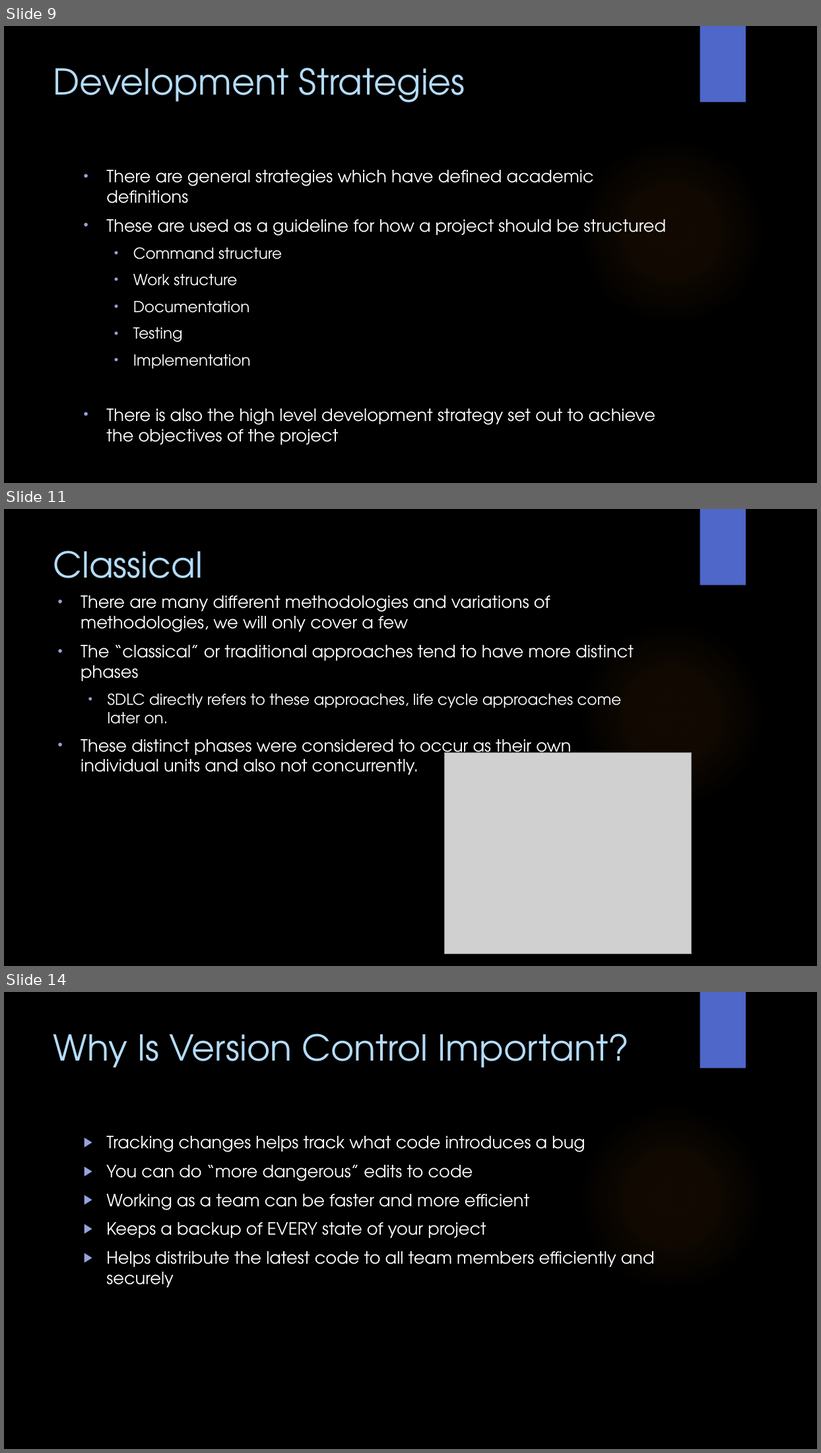
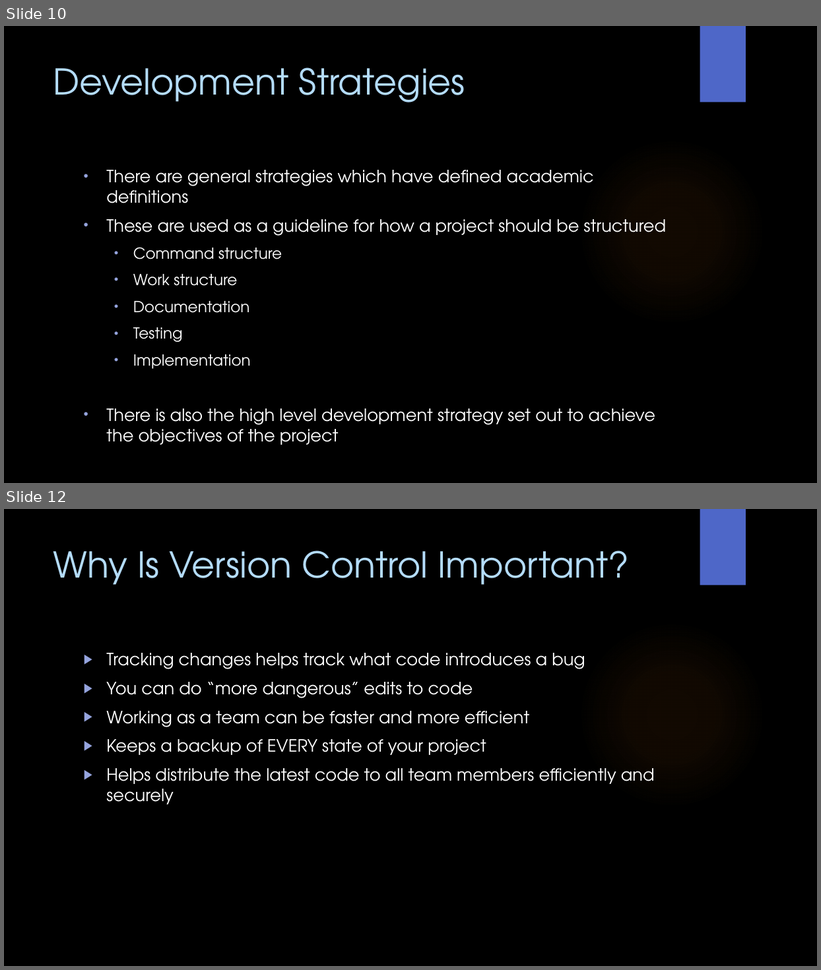
Before and after one commit to WitsSoftDev/SoftDev2016, a slide deck: Session 1/Softdev Session 1 2016.pptx. Shown one above the other, each under a label of ours: slides 9, 11 and 14 before the commit, slides 10 and 12 after it; the slides between them are not shown. The pictures are 821x1453 and 821x970 pixels, drawn with LibreOffice and Linux fonts; fonts in the diff are those of the drawing; grey boxes stand for pictures; background and template pictures are left out. Boxes give left, top, right and bottom in pixels: in the first picture for what was removed or moved away, otherwise in the second. Text is boxed around its words. In the diff, an @@ line names an element or a change of style, - is before the commit and + after.

```diff
--- a/Session 1/Softdev Session 1 2016.pptx
+++ b/Session 1/Softdev Session 1 2016.pptx
@@ slide 11 removed at bbox=[4, 509, 817, 966], background picture (left out); not listed: 2 template elements that a slide beside it also shows @@
@@ title removed at bbox=[54, 551, 203, 578] @@
-Classical
@@ text removed at bbox=[81, 595, 634, 775] @@
-• There are many different methodologies and variations of methodologies, we will only cover a few
-• The “classical” or traditional approaches tend to have more distinct phases
-  • SDLC directly refers to these approaches, life cycle approaches come later on.
-• These distinct phases were considered to occur as their own individual units and also not concurrently.
@@ picture removed at bbox=[444, 753, 692, 955] @@
@@ what was slide 9 is now slide 10 @@
@@ what was slide 14 is now slide 12 @@
```
Also in this commit, not shown: 6 slides changed, 2 slides added, 2 other slides removed.
